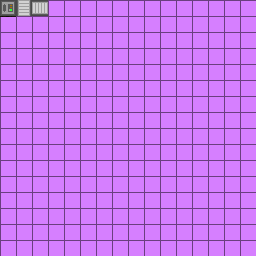
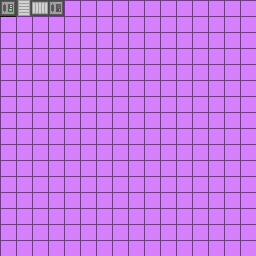
Comparing the layer stacks of the two 256x256 images. Changes:
added layer "Pasted Layer #1" above "Pasted Layer" over <box>48,0,64,16</box>
